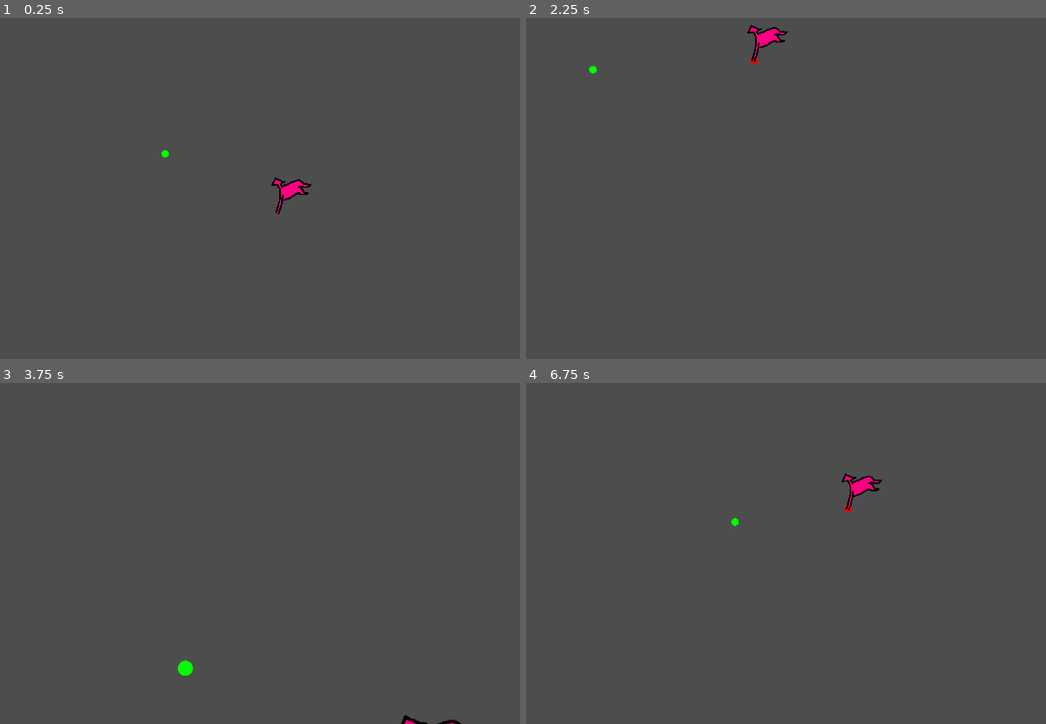
Above: before the commit, frames 1-4 (two rows, left to right).
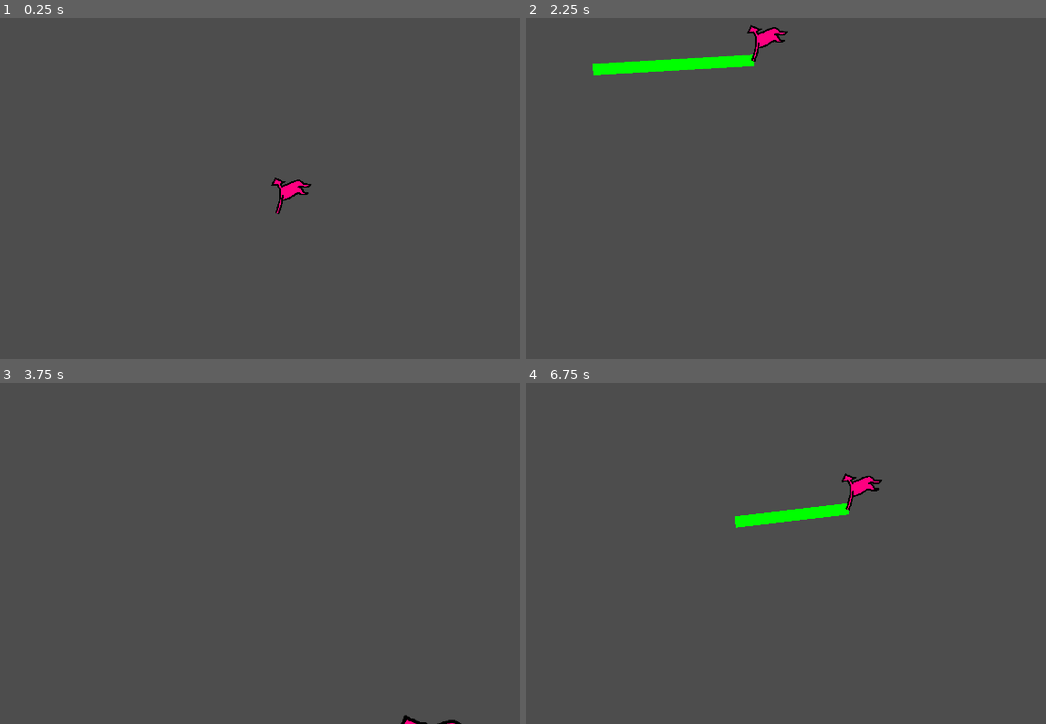
Above: after the commit, the same moments.

Repository: d-BS/Boid-based_Tactics_Game
Game: Godot game, scene res://scenes/boid_compute.tscn
The game is run twice, just before and just after one commit, with the same random seed, the same clock (stepped at 60 frames per second) and the same inputs.
Inputs (mouse positions are in pixels of both pictures, inside the frame that each line leads up to):
- Up to frame 1 (0.25 s): no input
- Up to frame 2 (2.25 s): tap Enter at 0.5 s; move the mouse to (853, 133) at 0.52 s; press the mouse at (853, 133) at 0.53 s; hold Right (ui_right) 0.53-1.28 s; move the mouse to (546, 174) at 1.27 s; release the mouse at (546, 174) at 1.28 s; hold Down (ui_down) 1.28-2.03 s; tap Backspace (delete) at 1.35 s; move the mouse to (765, 62) at 2.02 s; hold Right (ui_right) from 2.03 s (still down); right-click (765, 62) at 2.1 s
- Up to frame 3 (3.75 s): move the mouse to (130, 601) at 2.77 s; release Right (ui_right) at 2.78 s; hold Up (ui_up) 2.78-3.53 s; tap Space (spawnUnit) at 2.85 s; move the mouse to (384, 580) at 3.52 s; hold Left (ui_left) from 3.53 s (still down); tap = (zoom_in) at 3.6 s
- Up to frame 4 (6.75 s): move the mouse to (outside the picture) at 4.27 s; tap - (zoom_out) at 4.35 s; move the mouse to (728, 519) at 5.02 s; release Left (ui_left) at 5.03 s; press the mouse at (728, 519) at 5.03 s; hold Down (ui_down) 5.03-5.78 s; move the mouse to (583, 417) at 5.77 s; release the mouse at (583, 417) at 5.78 s; hold Right (ui_right) 5.78-6.53 s; tap Backspace (delete) at 5.85 s; move the mouse to (853, 498) at 6.52 s; hold Up (ui_up) from 6.53 s (still down); right-click (853, 498) at 6.6 s

The runs differ from the first frame. In frame 1, less than 0.1% of the frame differs, in the area x 31-33%, y 38-41%; in frame 2, 1.1%, in the area x 12-45%, y 10-17%; in frame 3, 0.1%; in frame 4, 0.7%.
Error before the commit: Cannot call method 'shader_create_from_spirv' on a null value. (res://scripts/boid_manager_compute.gd:411)
Error after the commit: Cannot call method 'shader_create_from_spirv' on a null value. (res://scripts/boid_manager_compute.gd:425)

Commit message:
Bugfix
Got rid of aberrant boids

Diff:
--- a/scenes/boid_compute.tscn
+++ b/scenes/boid_compute.tscn
@@ -1,28 +1,21 @@
 [gd_scene format=4 uid="uid://5rmmflo7fnbi"]
 
 [ext_resource type="Script" uid="uid://dr1asrkr5rx84" path="res://scripts/boid_manager_compute.gd" id="1_a4ak7"]
+[ext_resource type="Shader" uid="uid://cumqkbv4dyvkl" path="res://scripts/particle_circle.gdshader" id="2_cpftq"]
 [ext_resource type="Shader" uid="uid://rqgmkcruw5yr" path="res://scripts/particle_shader.gdshader" id="2_jpadx"]
+[ext_resource type="Texture2D" uid="uid://dnyy2vadn0f2h" path="res://textures/1x1.png" id="2_o08vg"]
 [ext_resource type="Script" uid="uid://blye06w46toic" path="res://scripts/camera_2d.gd" id="3_o08vg"]
 [ext_resource type="Texture2D" uid="uid://b4ov5nm0tlo3x" path="res://textures/flag.png" id="4_cpftq"]
 [ext_resource type="Script" uid="uid://236saenw6w3s" path="res://scripts/flag.gd" id="5_k0nt5"]
 [ext_resource type="Script" uid="uid://c03c25r226vyr" path="res://scripts/selection_box.gd" id="6_f8if2"]
 
-[sub_resource type="Gradient" id="Gradient_ws3m4"]
-interpolation_mode = 1
-offsets = PackedFloat32Array(0, 0.7466216)
-colors = PackedColorArray(1, 1, 1, 1, 1, 1, 1, 0)
-
-[sub_resource type="GradientTexture2D" id="GradientTexture2D_ws3m4"]
-gradient = SubResource("Gradient_ws3m4")
-width = 16
-height = 16
-fill = 1
-fill_from = Vector2(0.5, 0.5)
+[sub_resource type="ShaderMaterial" id="ShaderMaterial_o08vg"]
+shader = ExtResource("2_cpftq")
 
 [sub_resource type="ShaderMaterial" id="ShaderMaterial_4sp5u"]
 shader = ExtResource("2_jpadx")
 shader_parameter/colors = PackedVector4Array(0, 0, 0, 0, 0, 0, 0, 0, 0, 0, 0, 0, 0, 0, 0, 0, 0, 0, 0, 0, 0, 0, 0, 0, 0, …(23925 unchanged characters)…
-shader_parameter/scale = 1.5
+shader_parameter/scale = 25.0
 
 [node name="Node2D" type="Node2D" unique_id=1458545692]
 
@@ -30,8 +23,9 @@
 script = ExtResource("1_a4ak7")
 
 [node name="boid_particles" type="GPUParticles2D" parent="BoidCompute" unique_id=1138052582]
+material = SubResource("ShaderMaterial_o08vg")
 amount = 100
-texture = SubResource("GradientTexture2D_ws3m4")
+texture = ExtResource("2_o08vg")
 lifetime = 0.2
 visibility_rect = Rect2(-1000, -1000, 2000, 2000)
 process_material = SubResource("ShaderMaterial_4sp5u")
--- a/scripts/boid_manager_compute.gd
+++ b/scripts/boid_manager_compute.gd
@@ -1,16 +1,16 @@
 extends Node2D
 var DEBUG_LOG = false
 
-var NUM_BOIDS:int = 20000
+var NUM_BOIDS:int = 20096
+
+
+#scale was 1.5 while 16 x 16
 
 
 #TODO:
 #
 #Have initial boids in squads[1], keep squads[0] empty a very start
 #Have goal-less boids removed from squad structure overall?
-#
-#Fix abberant boids
-#Abberant boid behavior alternates on select?!? Why!?!
 #
 #Figure out why some boids are slightly faster than others.
 #Keep this behavior, just figure out WHY it happens, and assign tune-able variable to it
@@ -35,6 +35,16 @@
 #int bin_num = (x + y) * (x + y + 1) / 2 + y
 #
 #bin_list.insert_at(bin_list.bsearch(bin_num), vec2(bin_num, boid_id))
+#
+#
+#
+#
+#
+#
+#
+#Optimizations for later:
+#
+#Convert vec2 arrays to vec2i arrays / int arrays twice as long
 #
 #
 
@@ -43,6 +53,8 @@
 var boid_vel:PackedVector2Array = []
 var bias_locations:PackedVector2Array = []
 var squad_biases:PackedVector2Array = []
+## Stores bin #, boid id #
+var bin_list:PackedVector2Array = []
 
 #turn into packed byte array later? -> turn into squad_color
 #var is_selected:Array[bool]
@@ -183,9 +195,9 @@
 		#makes sure only one squad does work per frame
 		var productive:bool = (Engine.get_frames_drawn() + squad_id) % num_of_squads == 0
 
-
-
-		if(goal != Vector2.INF && productive):
+		if(goal == Vector2.INF):
+			squad_bias = Vector2.ZERO
+		elif(productive):
 
 			squad_bias = goal - appx_location
 
@@ -203,8 +215,6 @@
 			#magic number!!
 			squad_bias = squad_bias.normalized() * 1000
 
-		else:
-			squad_bias = Vector2.ZERO
 
 		var new_location: Vector2 = Vector2.ZERO
 
@@ -263,7 +273,7 @@
 	#is_selected.resize(20000)
 	#is_selected.fill(false)
 
-	squad_color.resize(20000)
+	squad_color.resize(20096)
 	squad_color.fill(Color.BLACK)
 
 
@@ -349,8 +359,10 @@
 
 	for s in squads:
 
-		draw_circle(s.appx_location, 10, Color.GREEN)
-		draw_circle(s.goal, 10, Color.RED)
+		if(!is_inf(s.goal.x)):
+			draw_line(s.goal, s.appx_location, Color.GREEN, 30)
+		#draw_circle(s.appx_location, 10, Color.GREEN)
+		#draw_circle(s.goal, 10, Color.RED)
 
 
 	pass
@@ -367,7 +379,9 @@
 	rd.compute_list_bind_uniform_set(compute_list, uniform_set, 0)
 
 	#DANGER not really actually, im just not sure if 128 is the right number
-	rd.compute_list_dispatch(compute_list, ceil(NUM_BOIDS/128.), 1, 1)
+	#rd.compute_list_dispatch(compute_list, floor(NUM_BOIDS/128.), 1, 1)
+	#Magic number!! 157 * 128 = 20096
+	rd.compute_list_dispatch(compute_list, 157, 1, 1)
 	rd.compute_list_end()
 	rd.submit()
 
--- /dev/null
+++ b/scripts/particle_circle.gdshader
@@ -0,0 +1,24 @@
+shader_type canvas_item;
+
+void vertex() {
+	// Called for every vertex the material is visible on.
+}
+
+void fragment() {
+
+
+	vec2 center = vec2(.5, .5);
+	center = UV.xy - center;
+	center = center * center;
+
+	float dist_sq = center.x + center.y;
+
+	if(dist_sq > .25)
+		COLOR.a = 0.0;
+
+}
+
+//void light() {
+//	// Called for every pixel for every light affecting the CanvasItem.
+//	// Uncomment to replace the default light processing function with this one.
+//}
--- a/scripts/particle_shader.gdshader
+++ b/scripts/particle_shader.gdshader
@@ -1,6 +1,6 @@
 shader_type particles;
 //uniform bool[20000] is_selected;
-uniform vec4[20000] colors;
+uniform vec4[20096] colors;
 uniform sampler2D boid_data;
 uniform float scale = .5;
 
@@ -20,11 +20,8 @@
 	TRANSFORM[3].xy = vec2(boid_pos.r, boid_pos.g);
 
 
-	//highlights 'dead' boids
-	if (INDEX < uint(94))
-		COLOR = vec4(1, 0, 0, 1);
-	else
-		COLOR = colors[INDEX];
+	//sets color
+	COLOR = colors[INDEX];
 
 
 	//else if (is_selected[INDEX])
--- /dev/null
+++ b/textures/gradient_circle.tres
@@ -0,0 +1,13 @@
+[gd_resource type="GradientTexture2D" format=3 uid="uid://djo7ryga55r5y"]
+
+[sub_resource type="Gradient" id="Gradient_ws3m4"]
+interpolation_mode = 1
+offsets = PackedFloat32Array(0, 0.7466216)
+colors = PackedColorArray(1, 1, 1, 1, 1, 1, 1, 0)
+
+[resource]
+gradient = SubResource("Gradient_ws3m4")
+width = 16
+height = 16
+fill = 1
+fill_from = Vector2(0.5, 0.5)
Not shown, changed: scripts/boid_compute_shader.glsl
Not shown, added: scripts/particle_circle.gdshader.uid
Binary file added: textures/1x1.png
Not shown, added: textures/1x1.png.import
Not shown, changed: README.md
